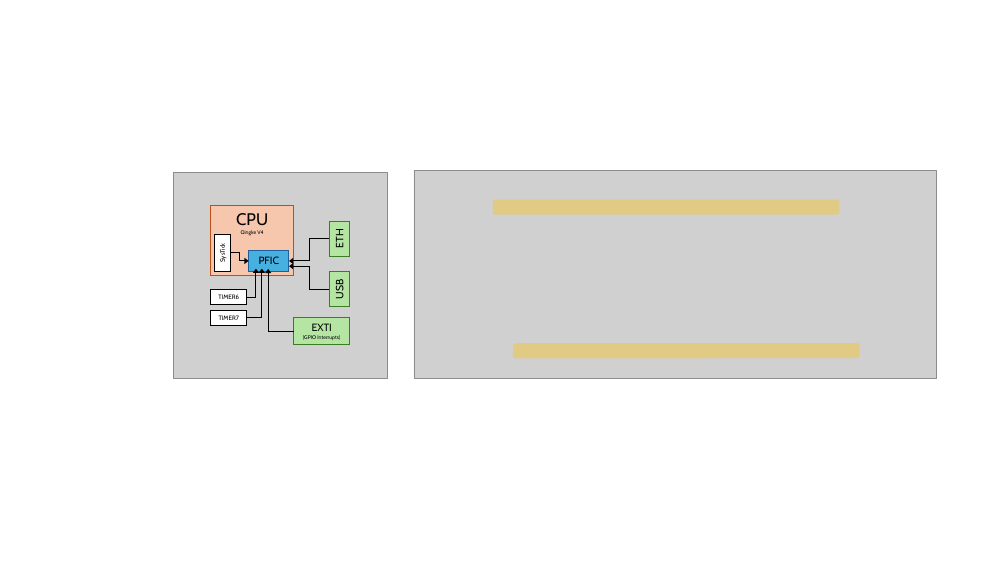
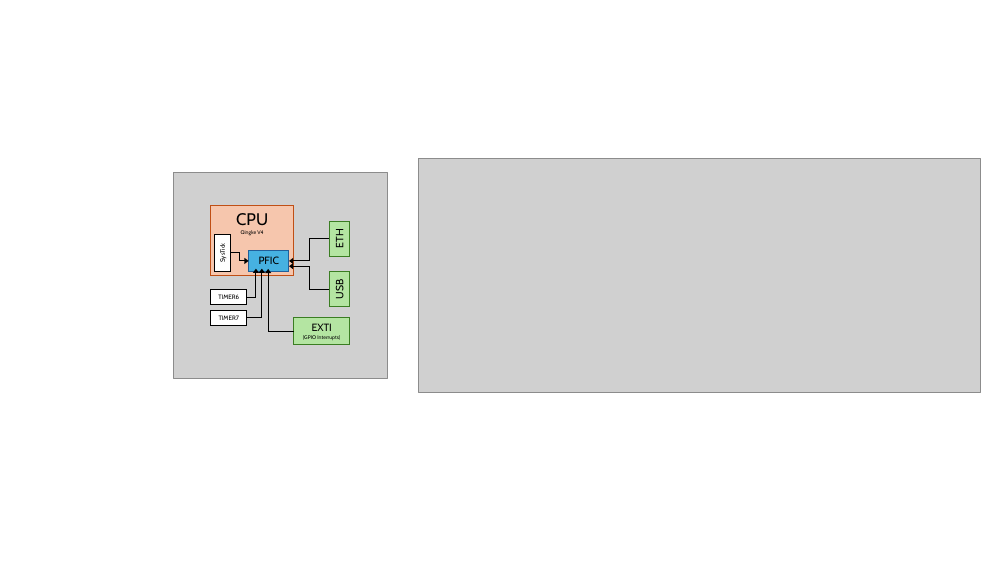
Before and after one commit to elias-at-chalmers/mop-lecture_notes-mirror, a slide deck: slide 20 of images/figures.pptx. Drawn at 1008x567 pixels with LibreOffice and Linux fonts; fonts in the diff are those of the drawing; grey boxes stand for pictures. Boxes give left, top, right and bottom in pixels: in the first picture for what was removed or moved away, otherwise in the second. Text is boxed around its words. In the diff, an @@ line names an element or a change of style, - is before the commit and + after.

Commit message:
Updating lecture 09

```diff
--- a/images/figures.pptx
+++ b/images/figures.pptx
@@ picture resized from (x1=414, y1=171, x2=937, y2=379) to (x1=418, y1=159, x2=981, y2=392) @@
@@ rounded rectangle removed at (x1=493, y1=200, x2=839, y2=215) @@
@@ rounded rectangle removed at (x1=513, y1=343, x2=860, y2=358) @@
```
Also in this commit, not shown: 4 other files.
